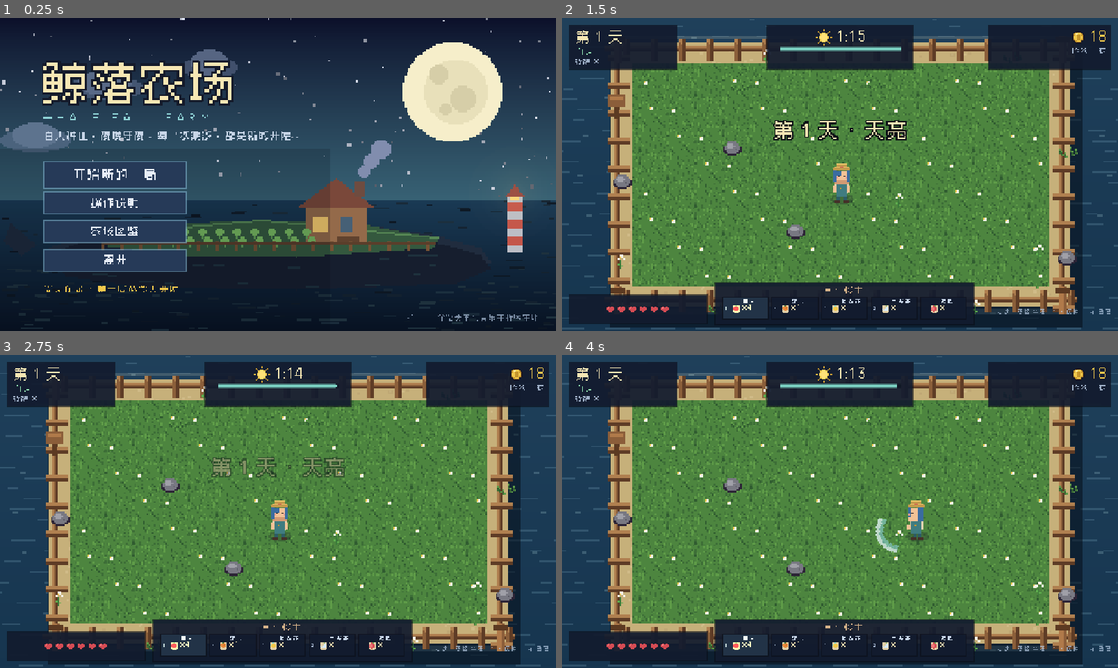
Above: before the commit, frames 1-4 (two rows, left to right).
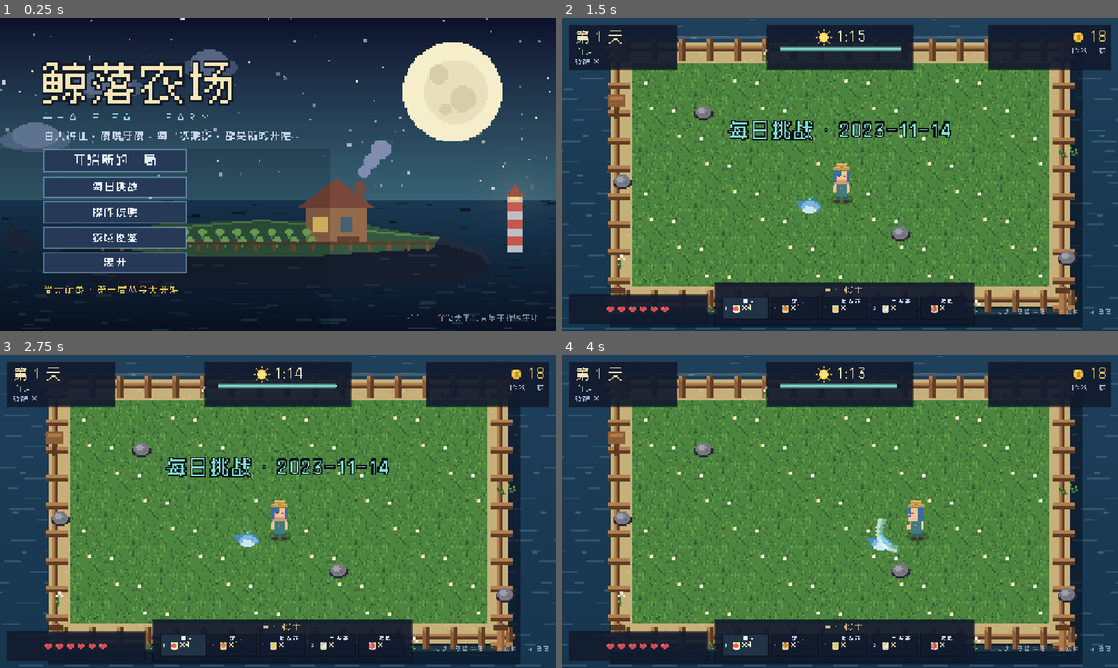
Above: after the commit, the same moments.

Repository: ElectLive/whale-fall-farm
Game: Godot game, scene res://scenes/main.tscn
Same seed, same stepped clock (60 frames per second), same inputs: the game is played once before the commit and once after it.
Inputs (mouse positions are in pixels of both pictures, inside the frame that each line leads up to):
- Up to frame 1 (0.25 s): no input
- Up to frame 2 (1.5 s): click "操作说明" at 0.5 s; click (678, 187) at 1.25 s, where only the run after the commit has a clickable "每日挑战"
- Up to frame 3 (2.75 s): click (183, 646) at 2.02 s
- Up to frame 4 (4 s): tap Enter at 2.75 s; move the mouse to (962, 495) at 2.77 s; hold D 2.78-3.5 s; hold Space 2.78-3.5 s; click (962, 495) at 2.92 s; drag from (728, 527) to (812, 574) at 3.52 s

The runs differ from the first frame. In frame 1, 3.3% of the frame differs, in the area x 7-76%, y 41-96%; in frame 2, 2.3%; in frame 3, 2.5%; in frame 4, 0.7%.

Commit message:
v1.6.0: daily challenge, accessibility/control settings, pet whale (updates 13-16)

Diff:
--- a/project.godot
+++ b/project.godot
@@ -5,7 +5,7 @@
 [application]
 
 config/name="鲸落农场 Whale Fall Farm"
-config/version="1.5.0"
+config/version="1.6.0"
 config/description="一个农场 + Roguelike 小游戏：白天种田，夜晚守夜。所有美术与音乐均由程序生成。"
 run/main_scene="res://scenes/main.tscn"
 config/features=PackedStringArray("4.7", "GL Compatibility")
--- a/scripts/hud.gd
+++ b/scripts/hud.gd
@@ -344,7 +344,7 @@
 
 
 func flash_damage() -> void:
-	damage_flash.color.a = 0.35
+	damage_flash.color.a = 0.12 if SaveGame.reduce_flash else 0.35
 	var tw := create_tween()
 	tw.tween_property(damage_flash, "color:a", 0.0, 0.35)
 
--- a/scripts/main.gd
+++ b/scripts/main.gd
@@ -36,6 +36,7 @@
 var pause_screen: PauseScreen
 
 var player: Player
+var pet: PetWhale
 var enemies: Array[Enemy] = []
 var crops: Array[Crop] = []
 var relic_ids: Array[String] = []
@@ -71,6 +72,7 @@
 var enrage_done := false
 var run_active := false
 var endless := false
+var daily_mode := false
 var _run_recorded := false
 var test_mode := false
 var _shake := 0.0
@@ -248,6 +250,7 @@
 
 func _connect_ui() -> void:
 	title_screen.start_requested.connect(func() -> void: start_new_run())
+	title_screen.daily_requested.connect(_start_daily)
 	title_screen.codex_requested.connect(_show_codex)
 	title_screen.quit_requested.connect(func() -> void: get_tree().quit())
 	codex_screen.closed.connect(_hide_codex)
@@ -262,6 +265,9 @@
 	pause_screen.toggle_music.connect(_toggle_music)
 	pause_screen.toggle_sfx.connect(_toggle_sfx)
 	pause_screen.toggle_vibration.connect(_toggle_vibration)
+	pause_screen.toggle_shake.connect(_toggle_shake)
+	pause_screen.toggle_flash.connect(_toggle_flash)
+	pause_screen.toggle_autoaim.connect(_toggle_autoaim)
 	pause_screen.toggle_fullscreen.connect(_toggle_fullscreen_from_pause)
 	hud.seed_selected.connect(_select_seed)
 
@@ -321,10 +327,20 @@
 	title_screen.visible = true
 
 
+func _start_daily() -> void:
+	var d := Time.get_date_dict_from_system()
+	var date_text := "%04d-%02d-%02d" % [int(d["year"]), int(d["month"]), int(d["day"])]
+	var seed_value := int("%04d%02d%02d" % [int(d["year"]), int(d["month"]), int(d["day"])])
+	start_new_run(seed_value)
+	daily_mode = true
+	hud.banner("每日挑战 · %s" % date_text, Color("#7ee3d4"), 1.6)
+
+
 func start_new_run(seed_value: int = 0) -> void:
 	_clear_run()
 	run_active = true
 	fireflies.emitting = false
+	daily_mode = false
 	day = 1
 	gold = 18
 	run_gold = 0
@@ -364,6 +380,11 @@
 	entities.add_child(player)
 	player.died.connect(_on_player_signal_died)
 
+	pet = PetWhale.new()
+	pet.setup(self)
+	pet.position = player.position + Vector2(-18, 10)
+	entities.add_child(pet)
+
 	state = State.DAY
 	day_setup()
 	Audio.play_music("day")
@@ -390,6 +411,9 @@
 	if player != null and is_instance_valid(player):
 		player.queue_free()
 	player = null
+	if pet != null and is_instance_valid(pet):
+		pet.queue_free()
+	pet = null
 	for child in fx.get_children():
 		child.queue_free()
 	night_queue.clear()
@@ -508,7 +532,7 @@
 		lightning_t -= delta
 		if lightning_t <= 0.0:
 			lightning_t = rng.randf_range(3.5, 8.0)
-			lightning_rect.color = Color(0.95, 0.97, 1.0, 0.55)
+			lightning_rect.color = Color(0.95, 0.97, 1.0, 0.20 if SaveGame.reduce_flash else 0.55)
 			var flash := create_tween()
 			flash.tween_property(lightning_rect, "color:a", 0.0, 0.3)
 			Audio.sfx("explosion", 0.55, -12.0)
@@ -828,6 +852,13 @@
 	Audio.stop_ambience()
 	Audio.sfx("victory" if victory else "gameover", 1.0, -2.0)
 	var is_best := day > SaveGame.best_day
+	if daily_mode:
+		var d := Time.get_date_dict_from_system()
+		var date_text := "%04d-%02d-%02d" % [int(d["year"]), int(d["month"]), int(d["day"])]
+		if day > SaveGame.daily_best_day or SaveGame.daily_best_date != date_text:
+			SaveGame.daily_best_day = maxi(SaveGame.daily_best_day, day) if SaveGame.daily_best_date == date_text else day
+			SaveGame.daily_best_date = date_text
+			SaveGame.save_data()
 	if not _run_recorded:
 		if not test_mode:
 			SaveGame.record_run(day, kills, run_gold)
@@ -1014,10 +1045,29 @@
 	_sync_pause_toggles()
 
 
+func _toggle_shake() -> void:
+	SaveGame.screen_shake_on = not SaveGame.screen_shake_on
+	SaveGame.save_data()
+	_sync_pause_toggles()
+
+
+func _toggle_flash() -> void:
+	SaveGame.reduce_flash = not SaveGame.reduce_flash
+	SaveGame.save_data()
+	_sync_pause_toggles()
+
+
+func _toggle_autoaim() -> void:
+	SaveGame.auto_aim = not SaveGame.auto_aim
+	SaveGame.save_data()
+	_sync_pause_toggles()
+
+
 func _sync_pause_toggles() -> void:
 	if pause_screen.visible:
 		pause_screen.set_toggles(SaveGame.music_on, SaveGame.sfx_on,
-			DisplayServer.window_get_mode() == DisplayServer.WINDOW_MODE_FULLSCREEN, SaveGame.vibration_on)
+			DisplayServer.window_get_mode() == DisplayServer.WINDOW_MODE_FULLSCREEN, SaveGame.vibration_on,
+			SaveGame.screen_shake_on, SaveGame.reduce_flash, SaveGame.auto_aim)
 
 
 func _toggle_pause() -> void:
@@ -1035,7 +1085,8 @@
 		var chosen: Array = []
 		for id in relic_ids:
 			chosen.append(GameData.relic_by_id(id))
-		pause_screen.show_pause(chosen, SaveGame.music_on, SaveGame.sfx_on, is_mobile, SaveGame.vibration_on)
+		pause_screen.show_pause(chosen, SaveGame.music_on, SaveGame.sfx_on, is_mobile,
+			SaveGame.vibration_on, SaveGame.screen_shake_on, SaveGame.reduce_flash, SaveGame.auto_aim)
 		Audio.sfx("click")
 
 
@@ -1296,6 +1347,8 @@
 
 # ------------------------------------------------------------------ helpers
 func shake(amount: float) -> void:
+	if not SaveGame.screen_shake_on:
+		return
 	_shake = maxf(_shake, amount)
 
 
@@ -1563,6 +1616,7 @@
 	_check(state == State.DAY, "run starts in DAY state")
 	_check(farm.tiles.size() == GameData.FARM_W * GameData.FARM_H, "farm grid size")
 	_check(player != null, "player spawned")
+	_check(pet != null, "pet whale spawned")
 	_check(gold == 18, "starting gold is 18")
 
 	# farming chain: till -> plant -> water -> grow -> harvest
@@ -1624,6 +1678,16 @@
 	_check(frog.kind == "frog", "frog enemy spawns")
 	frog.take_damage(999, Vector2.RIGHT)
 	_check(enemies.is_empty(), "frog can be killed")
+
+	# pet whale attacks nearby monsters
+	if pet:
+		pet.position = Vector2(52, 52)
+		var pet_target := _spawn_enemy_at("slime", Vector2(64, 52))
+		var pet_hp := pet_target.hp
+		pet.atk_cd = 0.0
+		pet.try_attack()
+		_check(pet_target.hp < pet_hp, "pet whale attacks nearby monsters")
+		pet_target.take_damage(999, Vector2.RIGHT)
 
 	# armored beetle
 	var beetle := _spawn_enemy_at("beetle", Vector2(72, 52))
--- a/scripts/pause_screen.gd
+++ b/scripts/pause_screen.gd
@@ -7,12 +7,18 @@
 signal toggle_music
 signal toggle_sfx
 signal toggle_vibration
+signal toggle_shake
+signal toggle_flash
+signal toggle_autoaim
 signal toggle_fullscreen
 
 var _list: VBoxContainer
 var _music_btn: Button
 var _sfx_btn: Button
 var _vib_btn: Button
+var _shake_btn: Button
+var _flash_btn: Button
+var _aim_btn: Button
 var _fs_btn: Button
 
 
@@ -23,7 +29,8 @@
 
 
 func show_pause(relics: Array, music_on: bool = true, sfx_on: bool = true, mobile: bool = false,
-		vibration_on: bool = true) -> void:
+		vibration_on: bool = true, screen_shake_on: bool = true, reduce_flash: bool = false,
+		auto_aim: bool = false) -> void:
 	for c in get_children():
 		c.queue_free()
 	visible = true
@@ -76,6 +83,22 @@
 	_fs_btn.pressed.connect(func() -> void: toggle_fullscreen.emit())
 	_fs_btn.visible = not mobile
 	toggles.add_child(_fs_btn)
+	var toggles2 := HBoxContainer.new()
+	toggles2.alignment = BoxContainer.ALIGNMENT_CENTER
+	toggles2.add_theme_constant_override("separation", 10)
+	v.add_child(toggles2)
+	_shake_btn = UiKit.button("震屏：开", 18)
+	_shake_btn.custom_minimum_size = Vector2(150, 42)
+	_shake_btn.pressed.connect(func() -> void: toggle_shake.emit())
+	toggles2.add_child(_shake_btn)
+	_flash_btn = UiKit.button("闪光：强", 18)
+	_flash_btn.custom_minimum_size = Vector2(150, 42)
+	_flash_btn.pressed.connect(func() -> void: toggle_flash.emit())
+	toggles2.add_child(_flash_btn)
+	_aim_btn = UiKit.button("自动瞄准：关", 18)
+	_aim_btn.custom_minimum_size = Vector2(150, 42)
+	_aim_btn.pressed.connect(func() -> void: toggle_autoaim.emit())
+	toggles2.add_child(_aim_btn)
 	var row := HBoxContainer.new()
 	row.alignment = BoxContainer.ALIGNMENT_CENTER
 	row.add_theme_constant_override("separation", 20)
@@ -92,15 +115,23 @@
 		Audio.sfx("click")
 		title_requested.emit())
 	row.add_child(home)
-	set_toggles(music_on, sfx_on, DisplayServer.window_get_mode() == DisplayServer.WINDOW_MODE_FULLSCREEN, vibration_on)
+	set_toggles(music_on, sfx_on, DisplayServer.window_get_mode() == DisplayServer.WINDOW_MODE_FULLSCREEN,
+		vibration_on, screen_shake_on, reduce_flash, auto_aim)
 
 
-func set_toggles(music_on: bool, sfx_on: bool, fullscreen: bool, vibration_on: bool = true) -> void:
+func set_toggles(music_on: bool, sfx_on: bool, fullscreen: bool, vibration_on: bool = true,
+		screen_shake_on: bool = true, reduce_flash: bool = false, auto_aim: bool = false) -> void:
 	if _music_btn:
 		_music_btn.text = "音乐：开" if music_on else "音乐：关"
 	if _sfx_btn:
 		_sfx_btn.text = "音效：开" if sfx_on else "音效：关"
 	if _vib_btn:
 		_vib_btn.text = "震动：开" if vibration_on else "震动：关"
+	if _shake_btn:
+		_shake_btn.text = "震屏：开" if screen_shake_on else "震屏：关"
+	if _flash_btn:
+		_flash_btn.text = "闪光：弱" if reduce_flash else "闪光：强"
+	if _aim_btn:
+		_aim_btn.text = "自动瞄准：开" if auto_aim else "自动瞄准：关"
 	if _fs_btn:
 		_fs_btn.text = "全屏：开" if fullscreen else "全屏：关"
--- /dev/null
+++ b/scripts/pet.gd
@@ -0,0 +1,73 @@
+class_name PetWhale
+extends Node2D
+## A tiny whale companion that follows the farmer and pecks at nearby monsters.
+
+const SHEET := preload("res://assets/generated/chars/pet_whale.png")
+
+var game: Node
+var sprite: Sprite2D
+var level := 1
+var xp := 0
+var atk_cd := 1.2
+var _t := 0.0
+
+
+func setup(game_ref: Node) -> void:
+	game = game_ref
+
+
+func _ready() -> void:
+	sprite = Sprite2D.new()
+	sprite.texture = SHEET
+	sprite.hframes = 2
+	sprite.vframes = 1
+	sprite.frame = 0
+	sprite.texture_filter = CanvasItem.TEXTURE_FILTER_NEAREST
+	sprite.position = Vector2(0, -3)
+	add_child(sprite)
+
+
+func _process(delta: float) -> void:
+	if game == null or game.player == null:
+		return
+	var target: Vector2 = game.player.position + Vector2(-18, 10)
+	position = position.lerp(target, 1.0 - exp(-3.2 * delta))
+	z_index = int(position.y) + 2
+	_t += delta
+	sprite.frame = int(_t * 3.0) % 2
+	sprite.position.y = -3.0 + sin(_t * 3.0) * 1.2
+	atk_cd -= delta
+	if atk_cd <= 0.0:
+		atk_cd = maxf(0.8, 1.8 - level * 0.1)
+		try_attack()
+
+
+func try_attack() -> bool:
+	if game == null:
+		return false
+	var best: Enemy = null
+	var best_d := 78.0
+	for e in game.enemies:
+		if not is_instance_valid(e) or e.dead:
+			continue
+		var d: float = global_position.distance_to(e.global_position)
+		if d < best_d:
+			best_d = d
+			best = e
+	if best == null:
+		return false
+	best.take_damage(level, best.global_position - global_position)
+	game.burst(best.global_position, Color("#7ec8e3"), 4)
+	var tw := create_tween()
+	tw.tween_property(sprite, "position", Vector2(10, -6), 0.08)
+	tw.tween_property(sprite, "position", Vector2(0, -3), 0.12)
+	return true
+
+
+func gain_xp(amount: int) -> void:
+	xp += amount
+	while xp >= 10:
+		xp -= 10
+		level += 1
+		game.float_text("小鲸鱼升级 · Lv%d" % level, position + Vector2(0, -16), Color("#7ee3d4"), 9)
+		game.burst(position, Color("#7ee3d4"), 10)
--- a/scripts/player.gd
+++ b/scripts/player.gd
@@ -135,7 +135,20 @@
 		return
 	attack_cd = 0.38 / float(game.aspd_mult())
 	var dir := facing
-	if not game.is_mobile and Input.is_mouse_button_pressed(MOUSE_BUTTON_LEFT):
+	if SaveGame.auto_aim:
+		var best: Enemy = null
+		var best_d := 90.0
+		for e in game.enemies:
+			if not is_instance_valid(e) or e.dead:
+				continue
+			var d: float = global_position.distance_to(e.global_position)
+			if d < best_d:
+				best_d = d
+				best = e
+		if best != null:
+			dir = (best.global_position - global_position).normalized()
+			facing = _snap_facing(dir)
+	elif not game.is_mobile and Input.is_mouse_button_pressed(MOUSE_BUTTON_LEFT):
 		var m := get_global_mouse_position()
 		var d := m - global_position
 		if d.length() > 2.0:
--- a/scripts/save_game.gd
+++ b/scripts/save_game.gd
@@ -9,6 +9,11 @@
 var music_on := true
 var sfx_on := true
 var vibration_on := true
+var screen_shake_on := true
+var reduce_flash := false
+var auto_aim := false
+var daily_best_day := 0
+var daily_best_date := ""
 var achievements: Array[String] = []
 var crops_harvested := 0
 var enemies_killed := 0
@@ -46,6 +51,11 @@
 	music_on = bool(cfg.get_value("settings", "music_on", true))
 	sfx_on = bool(cfg.get_value("settings", "sfx_on", true))
 	vibration_on = bool(cfg.get_value("settings", "vibration_on", true))
+	screen_shake_on = bool(cfg.get_value("settings", "screen_shake_on", true))
+	reduce_flash = bool(cfg.get_value("settings", "reduce_flash", false))
+	auto_aim = bool(cfg.get_value("settings", "auto_aim", false))
+	daily_best_day = int(cfg.get_value("records", "daily_best_day", 0))
+	daily_best_date = String(cfg.get_value("records", "daily_best_date", ""))
 	crops_harvested = int(cfg.get_value("records", "crops_harvested", 0))
 	enemies_killed = int(cfg.get_value("records", "enemies_killed", 0))
 	golden_harvested = int(cfg.get_value("records", "golden_harvested", 0))
@@ -78,6 +88,11 @@
 	cfg.set_value("settings", "music_on", music_on)
 	cfg.set_value("settings", "sfx_on", sfx_on)
 	cfg.set_value("settings", "vibration_on", vibration_on)
+	cfg.set_value("settings", "screen_shake_on", screen_shake_on)
+	cfg.set_value("settings", "reduce_flash", reduce_flash)
+	cfg.set_value("settings", "auto_aim", auto_aim)
+	cfg.set_value("records", "daily_best_day", daily_best_day)
+	cfg.set_value("records", "daily_best_date", daily_best_date)
 	cfg.set_value("records", "crops_harvested", crops_harvested)
 	cfg.set_value("records", "enemies_killed", enemies_killed)
 	cfg.set_value("records", "golden_harvested", golden_harvested)
--- a/scripts/title_screen.gd
+++ b/scripts/title_screen.gd
@@ -3,6 +3,7 @@
 ## Title screen shown on boot.
 
 signal start_requested
+signal daily_requested
 signal codex_requested
 signal quit_requested
 
@@ -53,39 +54,47 @@
 	add_child(tag)
 
 	var start := UiKit.button("开始新的一局", 30)
-	start.position = Vector2(100, 330)
-	start.size = Vector2(330, 62)
+	start.position = Vector2(100, 300)
+	start.size = Vector2(330, 56)
 	start.pressed.connect(func() -> void:
 		Audio.sfx("click")
 		start_requested.emit())
 	add_child(start)
 
-	var help_btn := UiKit.button("操作说明", 26)
-	help_btn.position = Vector2(100, 398)
-	help_btn.size = Vector2(330, 54)
+	var daily := UiKit.button("每日挑战", 24)
+	daily.position = Vector2(100, 364)
+	daily.size = Vector2(330, 50)
+	daily.pressed.connect(func() -> void:
+		Audio.sfx("click")
+		daily_requested.emit())
+	add_child(daily)
+
+	var help_btn := UiKit.button("操作说明", 24)
+	help_btn.position = Vector2(100, 422)
+	help_btn.size = Vector2(330, 50)
 	help_btn.pressed.connect(_toggle_help)
 	add_child(help_btn)
 
-	var codex := UiKit.button("农场图鉴", 26)
-	codex.position = Vector2(100, 464)
-	codex.size = Vector2(330, 54)
+	var codex := UiKit.button("农场图鉴", 24)
+	codex.position = Vector2(100, 480)
+	codex.size = Vector2(330, 50)
 	codex.pressed.connect(func() -> void:
 		Audio.sfx("click")
 		codex_requested.emit())
 	add_child(codex)
 
-	var quit := UiKit.button("离开", 26)
-	quit.position = Vector2(100, 530)
-	quit.size = Vector2(330, 54)
+	var quit := UiKit.button("离开", 24)
+	quit.position = Vector2(100, 538)
+	quit.size = Vector2(330, 50)
 	quit.pressed.connect(func() -> void: quit_requested.emit())
 	add_child(quit)
 
 	var best := UiKit.label(_best_text(), 22, Color("#f2c94c"))
-	best.position = Vector2(100, 610)
+	best.position = Vector2(100, 612)
 	best.size = Vector2(620, 30)
 	add_child(best)
 
-	var version := UiKit.label("v1.5.0 · 全部美术与音乐由程序生成", 18, Color(0.68, 0.76, 0.86, 0.7))
+	var version := UiKit.label("v1.6.0 · 全部美术与音乐由程序生成", 18, Color(0.68, 0.76, 0.86, 0.7))
 	version.position = Vector2(720, 680)
 	version.size = Vector2(520, 24)
 	version.horizontal_alignment = HORIZONTAL_ALIGNMENT_RIGHT
Binary file added: assets/generated/chars/pet_whale.png
Not shown, added: assets/generated/chars/pet_whale.png.import
Binary file changed: docs/art_preview.png
Not shown, changed: export_presets.cfg
Binary file changed: screenshots/shot_day.png
Binary file changed: screenshots/shot_pause.png
Binary file changed: screenshots/shot_title.png
Not shown, added: scripts/pet.gd.uid
Not shown, changed: CHANGELOG.md
Not shown, changed: README.md
Not shown, changed: docs/design.md
Not shown, changed: docs/devlog.md
(and 2 more such lines)
